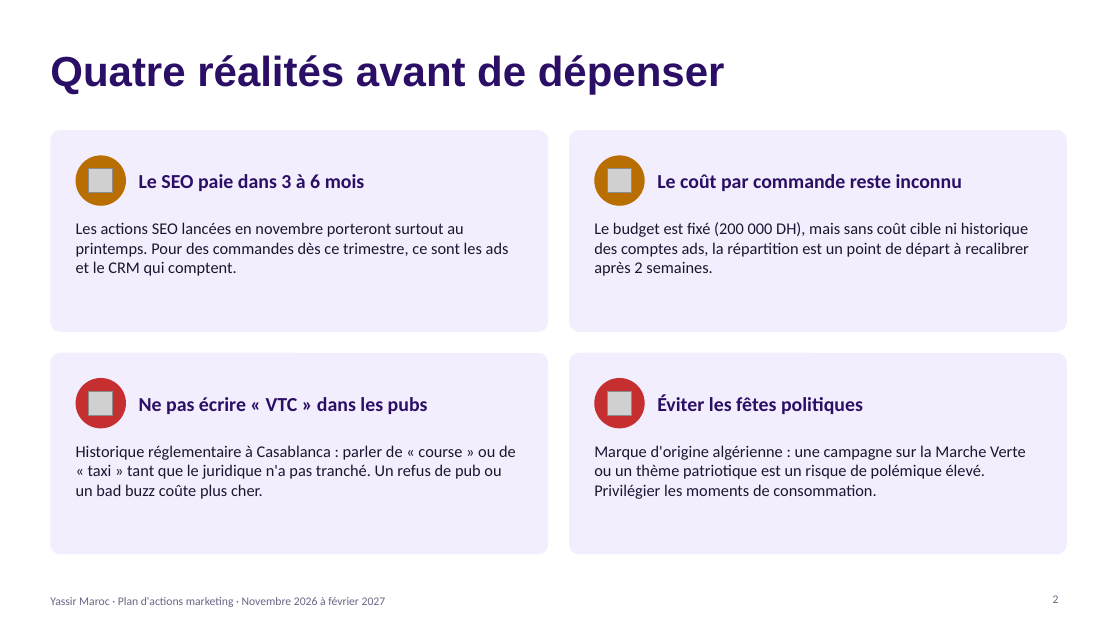
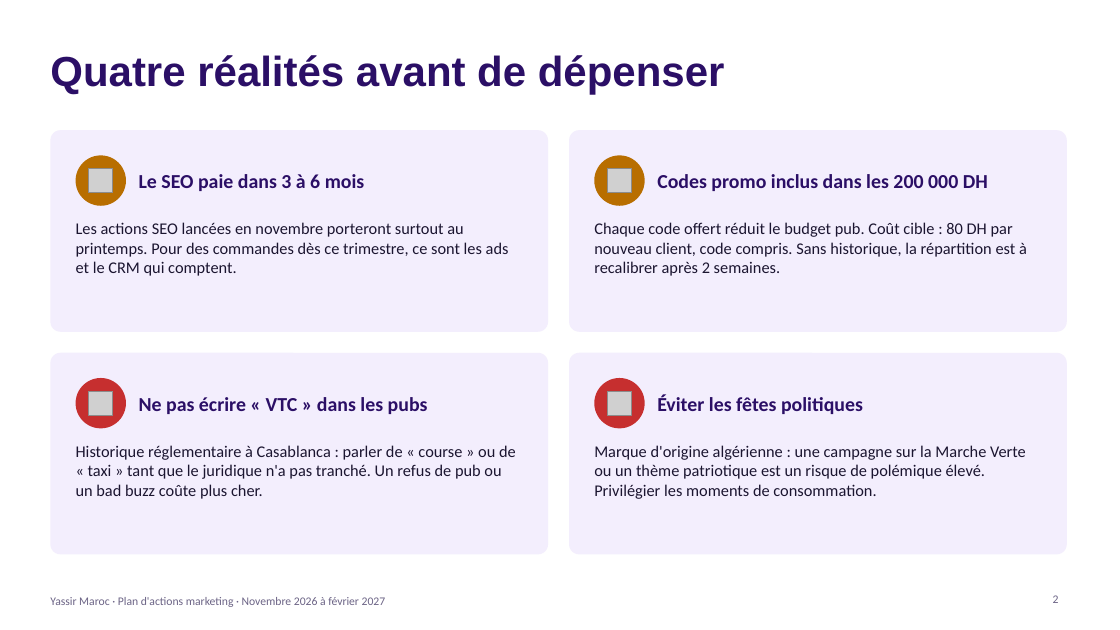
Before and after one commit to aymaneai-del/Projects-, a slide deck: slide 2 of yassir-maroc/Yassir_Maroc_Plan_Marketing_Nov2026-Fev2027.pptx. Drawn at 1120x630 pixels with LibreOffice and Linux fonts; fonts in the diff are those of the drawing; grey boxes stand for pictures. Boxes give left, top, right and bottom in pixels: in the first picture for what was removed or moved away, otherwise in the second. Text is boxed around its words. In the diff, an @@ line names an element or a change of style, - is before the commit and + after.

```diff
--- a/yassir-maroc/Yassir_Maroc_Plan_Marketing_Nov2026-Fev2027.pptx
+++ b/yassir-maroc/Yassir_Maroc_Plan_Marketing_Nov2026-Fev2027.pptx
@@ text at [657, 174, 988, 191]: text changed @@
-Le coût par commande reste inconnu
+Codes promo inclus dans les 200 000 DH
@@ text at [594, 222, 1027, 276]: text changed @@
-Le budget est fixé (200 000 DH), mais sans coût cible ni historique des comptes ads, la répartition est un point de départ à recalibrer après 2 semaines.
+Chaque code offert réduit le budget pub. Coût cible : 80 DH par nouveau client, code compris. Sans historique, la répartition est à recalibrer après 2 semaines.
```
Also in this commit, not shown: 5 other slides changed, 2 slides added, 1 slide removed.
